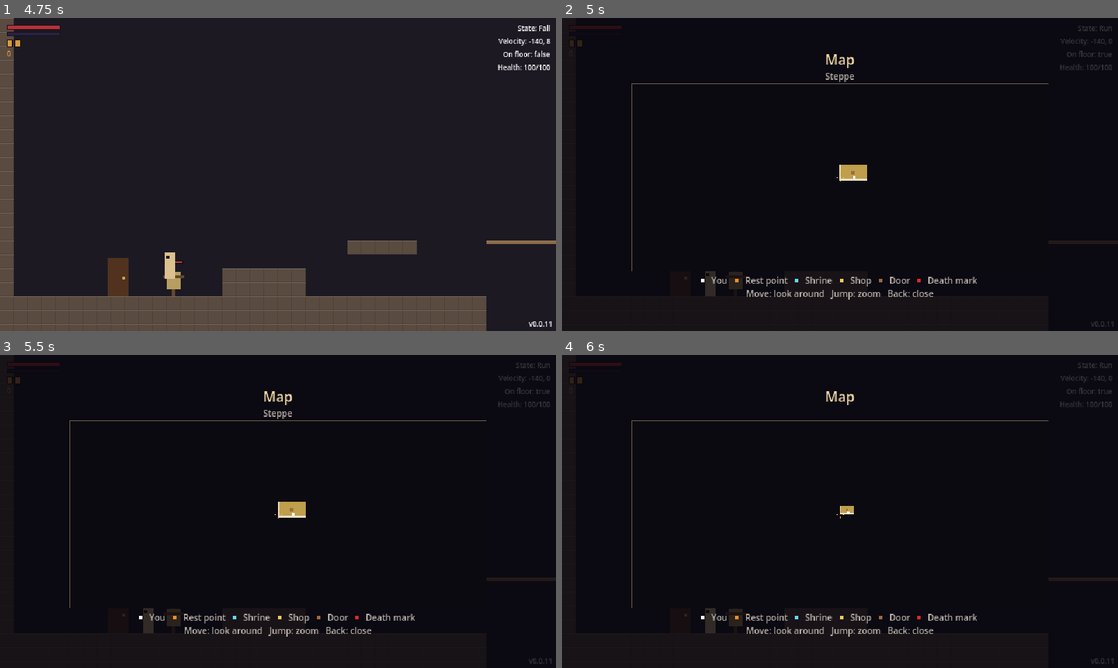
Above: before the commit, frames 1-4 (two rows, left to right).
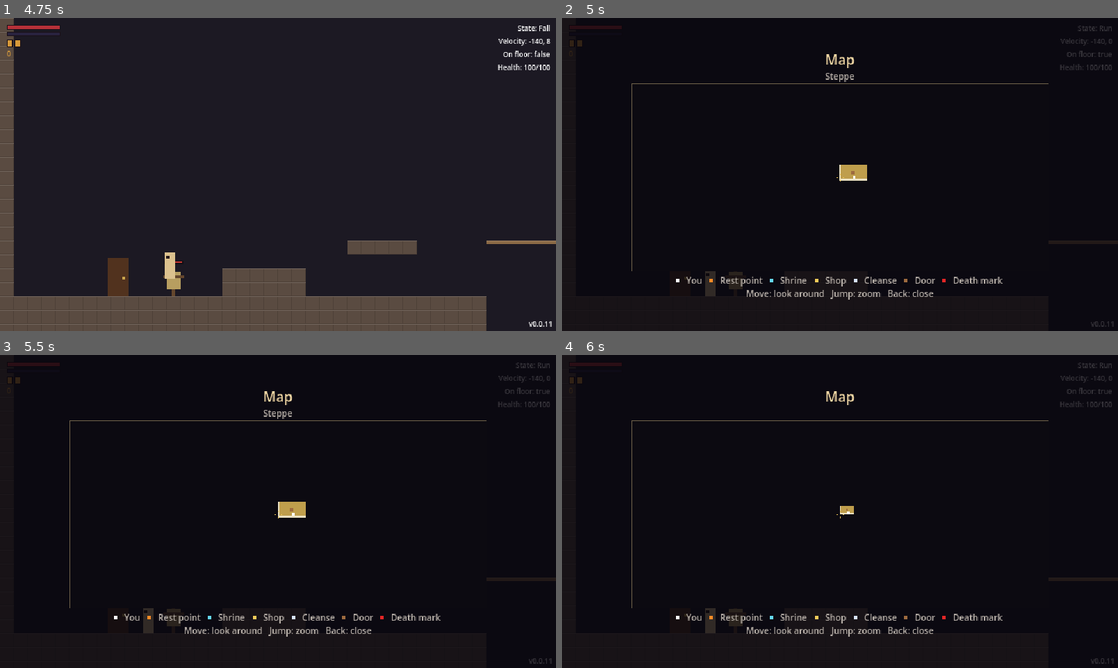
Above: after the commit, the same moments.

Repository: yuriisytnyk1996/The-Last-Sich
Game: Godot game, scene res://ui/menus/main_menu/main_menu.tscn
Two runs of this game, one before a commit and one after it. Both use one fixed random seed, a clock stepped at 60 frames per second and the inputs below.
Inputs (mouse positions are in pixels of both pictures, inside the frame that each line leads up to):
- Up to frame 1 (4.75 s): click "New game" at 0.5 s; tap Enter at 1.25, 4.25 s; move the mouse to (400, 158) at 1.27 s; hold D (move_right) 1.28-2 s; tap E (interact) at 1.35, 3.05, 4.35 s; click (400, 158) at 1.42 s; tap Space (jump) at 1.52, 2.75, 4.52 s; drag from (166, 190) to (116, 277) at 2.02 s; move the mouse to (333, 105) at 2.77 s; hold D (move_right) 2.78-3.5 s; tap Shift (dash) at 2.85 s; click (333, 105) at 2.92 s; drag from (250, 237) to (172, 284) at 3.52 s; move the mouse to (444, 221) at 4.27 s; hold A (move_left) from 4.28 s (still down); click (444, 221) at 4.42 s
- Up to frame 2 (5 s): keep holding A (move_left); tap M (map) at 4.9 s
- Up to frame 3 (5.5 s): release A (move_left) at 5 s; drag from (278, 514) to (150, 621) at 5.02 s
- Up to frame 4 (6 s): tap Space (jump) at 5.75 s; move the mouse to (867, 511) at 5.77 s; hold S (move_down) from 5.78 s (still down); tap L (ranged) at 5.85 s; click (867, 511) at 5.92 s

Frame 1 is identical in both runs. In frame 2, 0.7% of the frame differs, in the area x 20-80%, y 82-86%; in frame 3, 0.7%; in frame 4, 0.7%.

Commit message:
feat(death-penalty): add paid cleanse points
A cleanse point clears every death mark at once for a price per mark,
without walking back to them. No recovery bonus. Marked on the map; one
in the test house.

Diff:
--- a/levels/death_penalty.gd
+++ b/levels/death_penalty.gd
@@ -13,6 +13,8 @@
 ## on every room load. A global save system (see `SaveManager`).
 
 const MARK_SCENE := preload("res://levels/objects/death_mark.tscn")
+## Room objects find the penalty through this group (see `CleansePoint`).
+const GROUP := &"death_penalty"
 
 @export var player: Player
 
@@ -41,6 +43,7 @@
 
 
 func _ready() -> void:
+	add_to_group(GROUP)
 	SaveManager.register(self)
 	_apply.call_deferred()
 
@@ -57,7 +60,13 @@
 	_apply()
 
 
-## Removes every mark at once (a paid cleanse, later).
+## The number of marks waiting to be recovered, linked ones included.
+func count() -> int:
+	return _marks.count()
+
+
+## Removes every mark at once (a paid cleanse, see `CleansePoint`). No
+## recovery bonus.
 func clear() -> void:
 	_marks.clear()
 	_remove_markers()
--- a/levels/map/map_room.gd
+++ b/levels/map/map_room.gd
@@ -1,14 +1,15 @@
 class_name MapRoom
 extends RefCounted
 ## One room as the world map sees it: a rectangle of map cells, the doors
-## on its edges and the marks inside it (rest points, shrines, inner doors).
+## on its edges and the marks inside it (rest points, shrines, shops,
+## cleanse points, inner doors).
 ##
 ## Rooms are only loaded one at a time, so `WorldMap` scans each room when
 ## it loads (`scan()`) and keeps the result in the save. Only rooms the
 ## player has been in are known, and the map only draws those.
 
 enum Side { NORTH, SOUTH, WEST, EAST }
-enum Mark { REST_POINT, SHRINE, DOOR, DEATH_MARK, SHOP }
+enum Mark { REST_POINT, SHRINE, DOOR, DEATH_MARK, SHOP, CLEANSE }
 
 ## An exit this close to an edge of `bounds` (px) is a door in that edge.
 const EDGE_MARGIN := 24
@@ -46,6 +47,8 @@
 			map_room.add_mark(cell, Mark.REST_POINT)
 		elif node is SkillShrine:
 			map_room.add_mark(cell, Mark.SHRINE)
+		elif node is CleansePoint:
+			map_room.add_mark(cell, Mark.CLEANSE)
 		elif node is ShopItem and not Mark.SHOP in map_room.marks.get(cell, []):
 			map_room.add_mark(cell, Mark.SHOP)
 	return map_room
--- /dev/null
+++ b/levels/objects/cleanse_point.gd
@@ -0,0 +1,28 @@
+class_name CleansePoint
+extends InteractionArea
+## A place to pay currency to clear every death mark at once, without
+## walking back to them. Pressing interact pauses the game and opens a
+## `CleanseScreen` with the number of marks, the price and the player's
+## currency. The price grows with the number of marks.
+##
+## Usable any number of times. Finds the `DeathPenalty` through its group.
+
+## Price for each death mark cleared.
+@export var price_per_mark := 150
+
+
+func get_price(marks: int) -> int:
+	return price_per_mark * marks
+
+
+func _activate(player: Node2D) -> void:
+	var penalty := get_tree().get_first_node_in_group(DeathPenalty.GROUP) as DeathPenalty
+	if penalty == null:
+		push_warning("CleansePoint: no DeathPenalty in the tree")
+		return
+	var payer := player as Player
+	payer.velocity.x = 0.0
+	var menu := PausingMenu.new()
+	menu.free_on_close = true
+	add_child(menu)
+	menu.open_screen(CleanseScreen.new(penalty, get_price(penalty.count()), payer))
--- /dev/null
+++ b/levels/objects/cleanse_point.tscn
@@ -0,0 +1,39 @@
+[gd_scene format=3]
+
+[ext_resource type="Script" path="res://levels/objects/cleanse_point.gd" id="1_cleanse"]
+
+[sub_resource type="RectangleShape2D" id="shape_cleanse"]
+size = Vector2(24, 32)
+
+[node name="CleansePoint" type="Area2D"]
+collision_layer = 0
+collision_mask = 2
+monitorable = false
+script = ExtResource("1_cleanse")
+press_interact = true
+
+[node name="Shape" type="CollisionShape2D" parent="."]
+position = Vector2(0, -16)
+shape = SubResource("shape_cleanse")
+
+[node name="Visual" type="Node2D" parent="."]
+
+[node name="Basin" type="ColorRect" parent="Visual"]
+offset_left = -10.0
+offset_top = -10.0
+offset_right = 10.0
+mouse_filter = 2
+color = Color(0.5, 0.5, 0.55, 1)
+
+[node name="Water" type="ColorRect" parent="Visual"]
+offset_left = -8.0
+offset_top = -10.0
+offset_right = 8.0
+offset_bottom = -7.0
+mouse_filter = 2
+color = Color(0.85, 0.9, 1, 1)
+
+[node name="Prompt" type="Polygon2D" parent="."]
+position = Vector2(0, -24)
+color = Color(0.95, 0.92, 0.8, 1)
+polygon = PackedVector2Array(-4, 3, 4, 3, 0, -3)
--- a/levels/rooms/test_house/logic.tscn
+++ b/levels/rooms/test_house/logic.tscn
@@ -10,6 +10,7 @@
 [ext_resource type="Resource" path="res://actors/player/items/charms/red_sash.tres" id="9_red_sash"]
 [ext_resource type="Resource" path="res://actors/player/items/blades/heavy_edge.tres" id="10_heavy_edge"]
 [ext_resource type="Resource" path="res://actors/player/items/keepsakes/spare_gourd.tres" id="11_spare_gourd"]
+[ext_resource type="PackedScene" path="res://levels/objects/cleanse_point.tscn" id="12_cleanse"]
 
 [node name="Logic" type="Node2D"]
 
@@ -21,6 +22,9 @@
 
 [node name="SkillShrine" parent="." instance=ExtResource("5_shrine")]
 position = Vector2(448, 320)
+
+[node name="CleansePoint" parent="." instance=ExtResource("12_cleanse")]
+position = Vector2(384, 320)
 
 [node name="Exits" type="Node2D" parent="."]
 
--- a/ui/menus/map/map_screen.gd
+++ b/ui/menus/map/map_screen.gd
@@ -10,6 +10,7 @@
 	["Rest point", MapView.MARK_COLORS[MapRoom.Mark.REST_POINT]],
 	["Shrine", MapView.MARK_COLORS[MapRoom.Mark.SHRINE]],
 	["Shop", MapView.MARK_COLORS[MapRoom.Mark.SHOP]],
+	["Cleanse", MapView.MARK_COLORS[MapRoom.Mark.CLEANSE]],
 	["Door", MapView.MARK_COLORS[MapRoom.Mark.DOOR]],
 	["Death mark", MapView.MARK_COLORS[MapRoom.Mark.DEATH_MARK]],
 ]
--- a/ui/menus/map/map_view.gd
+++ b/ui/menus/map/map_view.gd
@@ -26,6 +26,7 @@
 	MapRoom.Mark.DOOR: Color(0.62, 0.42, 0.25),
 	MapRoom.Mark.DEATH_MARK: Color(0.9, 0.15, 0.15),
 	MapRoom.Mark.SHOP: Color(0.95, 0.8, 0.35),
+	MapRoom.Mark.CLEANSE: Color(0.85, 0.9, 1),
 }
 ## One cell on screen (px), per zoom level. Same shape as a map cell.
 const ZOOMS: Array[Vector2] = [Vector2(32, 18), Vector2(16, 9)]
--- /dev/null
+++ b/ui/menus/shop/cleanse_screen.gd
@@ -0,0 +1,43 @@
+class_name CleanseScreen
+extends MenuScreen
+## A cleanse point's page: the number of death marks, the price to clear
+## them all and the player's currency. "Cleanse" pays with the wallet,
+## calls `DeathPenalty.clear()` and closes the menu. "Leave" is focused
+## first, so a stray press of accept spends nothing.
+
+var _penalty: DeathPenalty
+var _price: int
+var _player: Player
+
+
+func _init(penalty: DeathPenalty, price: int, player: Player) -> void:
+	_penalty = penalty
+	_price = price
+	_player = player
+
+
+func _build() -> void:
+	add_title("Cleanse")
+	add_text("Clears every death mark at once, wherever it was left.")
+	add_gap()
+	var marks := _penalty.count()
+	if marks == 0:
+		add_text("You carry no death marks.")
+		add_gap()
+		add_button("Leave", go_back)
+		return
+	add_text("Death marks: %d" % marks)
+	add_text("Price: %d    You have: %d" % [_price, _player.wallet.amount])
+	add_gap()
+	add_button("Leave", go_back)
+	var cleanse := add_button("Cleanse", _cleanse)
+	if _player.wallet.amount < _price:
+		cleanse.text = "Not enough currency"
+		cleanse.disabled = true
+
+
+func _cleanse() -> void:
+	if not _player.wallet.spend(_price):
+		return
+	_penalty.clear()
+	menu.close()
Not shown, added: levels/objects/cleanse_point.gd.uid
Not shown, added: ui/menus/shop/cleanse_screen.gd.uid
Not shown, changed: docs/guide/project-structure.md
Not shown, changed: docs/roadmap.md
Not shown, changed: docs/systems/death-penalty.md
Not shown, changed: docs/systems/map.md
